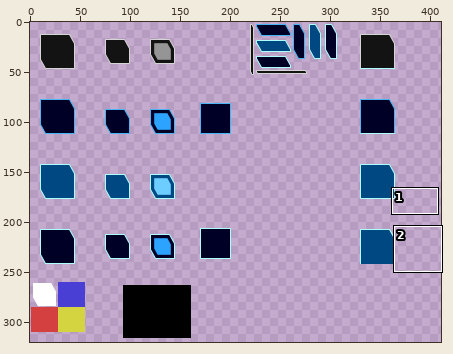
Two versions of one sprite sheet, data/textures/widgets.png. The picture above shows the old version from afar; the outline marks the close-up.
Close-up. The starting point:
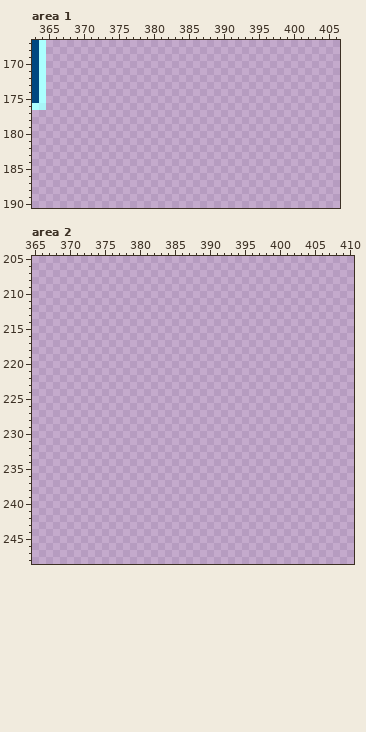
The file is 512x512 pixels. Pixels under 10% opacity are left out. Colours within 5 levels of each other are drawn and written as one. Shown: area 1: x 363..406, y 167..190; area 2: x 365..410, y 205..248. The wide view leaves out empty margins.
After the commit:
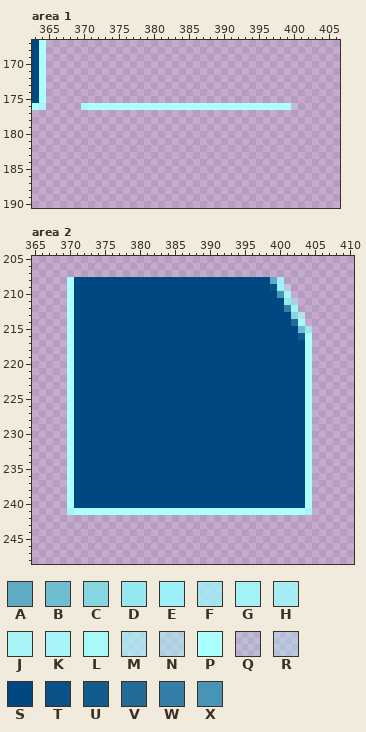
Palette (. is transparent): A #5dabc5fa  B #6fbed0  C #85d5e2  D #96e8ef  E #9df1f9fd  F #a1f5f9c9  G #a2f5f8f6  H #a3f6f9e1  J #a8f4f7  K #a5f9fbf0  L #a8fbfcf9  M #aafefea7  N #abffff81  P #abffff  Q #acffff31  R #acffff59  S #004881  T #095288  U #125b8e  V #216b99  W #347fa7  X #4794b6fe
What changed:
--- area 1
@@ x 363..406 @@
 175 SP..........................................
-176 PJ..........................................
+176 PJ.....LPPPPPPPPPPPPPPPPPPPPPPPPPPPPPQ......
 177 ............................................
--- area 2
@@ x 365..410 @@
 207 ..............................................
-208 ..............................................
-209 ..............................................
-210 ..............................................
-211 ..............................................
-212 ..............................................
-213 ..............................................
-214 ..............................................
-215 ..............................................
-216 ..............................................
-217 ..............................................
-218 ..............................................
-219 ..............................................
-220 ..............................................
-221 ..............................................
-222 ..............................................
-223 ..............................................
-224 ..............................................
-225 ..............................................
-226 ..............................................
-227 ..............................................
-228 ..............................................
-229 ..............................................
-230 ..............................................
-231 ..............................................
-232 ..............................................
-233 ..............................................
-234 ..............................................
-235 ..............................................
-236 ..............................................
-237 ..............................................
-238 ..............................................
-239 ..............................................
-240 ..............................................
-241 ..............................................
+208 .....PSSSSSSSSSSSSSSSSSSSSSSSSSSSSAH..........
+209 .....PSSSSSSSSSSSSSSSSSSSSSSSSSSSSTER.........
+210 .....PSSSSSSSSSSSSSSSSSSSSSSSSSSSSSXK.........
+211 .....PSSSSSSSSSSSSSSSSSSSSSSSSSSSSSSDN........
+212 .....PSSSSSSSSSSSSSSSSSSSSSSSSSSSSSSWG........
+213 .....PSSSSSSSSSSSSSSSSSSSSSSSSSSSSSSSCM.......
+214 .....PSSSSSSSSSSSSSSSSSSSSSSSSSSSSSSSVL.......
+215 .....PSSSSSSSSSSSSSSSSSSSSSSSSSSSSSSSSBF......
+216 .....PSSSSSSSSSSSSSSSSSSSSSSSSSSSSSSSSUP......
+217 .....PSSSSSSSSSSSSSSSSSSSSSSSSSSSSSSSSSP......
+218 .....PSSSSSSSSSSSSSSSSSSSSSSSSSSSSSSSSSP......
+219 .....PSSSSSSSSSSSSSSSSSSSSSSSSSSSSSSSSSP......
+220 .....PSSSSSSSSSSSSSSSSSSSSSSSSSSSSSSSSSP......
+221 .....PSSSSSSSSSSSSSSSSSSSSSSSSSSSSSSSSSP......
+222 .....PSSSSSSSSSSSSSSSSSSSSSSSSSSSSSSSSSP......
+223 .....PSSSSSSSSSSSSSSSSSSSSSSSSSSSSSSSSSP......
+224 .....PSSSSSSSSSSSSSSSSSSSSSSSSSSSSSSSSSP......
+225 .....PSSSSSSSSSSSSSSSSSSSSSSSSSSSSSSSSSP......
+226 .....PSSSSSSSSSSSSSSSSSSSSSSSSSSSSSSSSSP......
+227 .....PSSSSSSSSSSSSSSSSSSSSSSSSSSSSSSSSSP......
+228 .....PSSSSSSSSSSSSSSSSSSSSSSSSSSSSSSSSSP......
+229 .....PSSSSSSSSSSSSSSSSSSSSSSSSSSSSSSSSSP......
+230 .....PSSSSSSSSSSSSSSSSSSSSSSSSSSSSSSSSSP......
+231 .....PSSSSSSSSSSSSSSSSSSSSSSSSSSSSSSSSSP......
+232 .....PSSSSSSSSSSSSSSSSSSSSSSSSSSSSSSSSSP......
+233 .....PSSSSSSSSSSSSSSSSSSSSSSSSSSSSSSSSSP......
+234 .....PSSSSSSSSSSSSSSSSSSSSSSSSSSSSSSSSSP......
+235 .....PSSSSSSSSSSSSSSSSSSSSSSSSSSSSSSSSSP......
+236 .....PSSSSSSSSSSSSSSSSSSSSSSSSSSSSSSSSSP......
+237 .....PSSSSSSSSSSSSSSSSSSSSSSSSSSSSSSSSSP......
+238 .....PSSSSSSSSSSSSSSSSSSSSSSSSSSSSSSSSSP......
+239 .....PSSSSSSSSSSSSSSSSSSSSSSSSSSSSSSSSSP......
+240 .....PSSSSSSSSSSSSSSSSSSSSSSSSSSSSSSSSSP......
+241 .....JPPPPPPPPPPPPPPPPPPPPPPPPPPPPPPPPPJ......
 242 ..............................................
Pixel boxes of the changes (left, top, right, bottom) in both close-ups:
added: (81, 103, 298, 110)
added: (67, 277, 312, 515)
